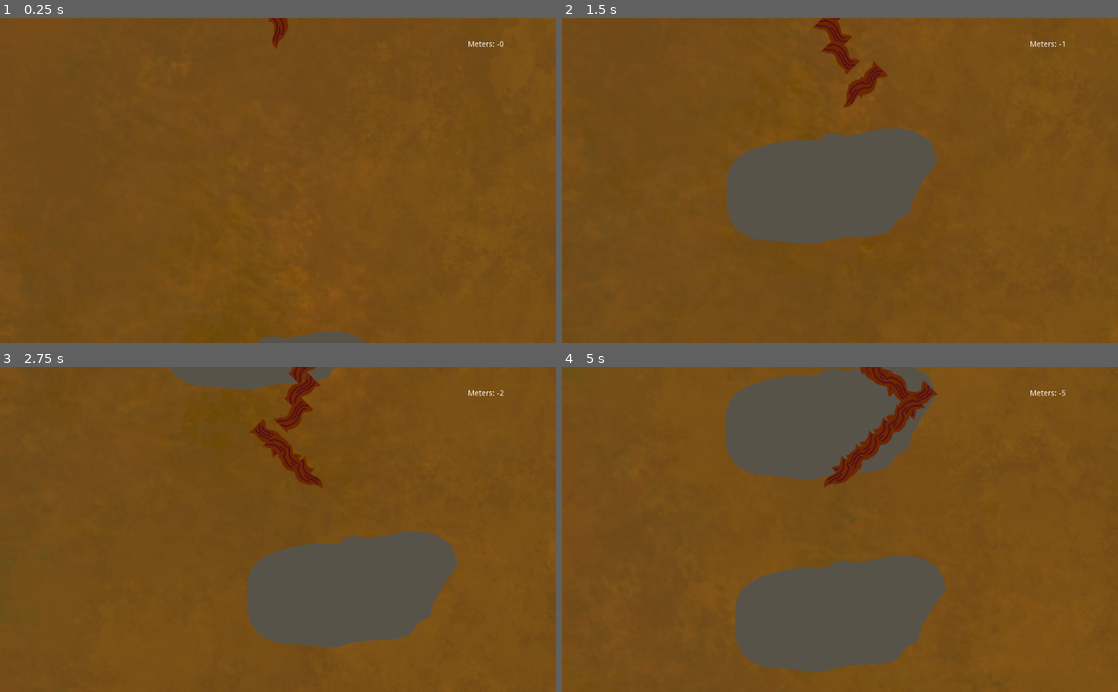
Above: before the commit, frames 1-4 (two rows, left to right).
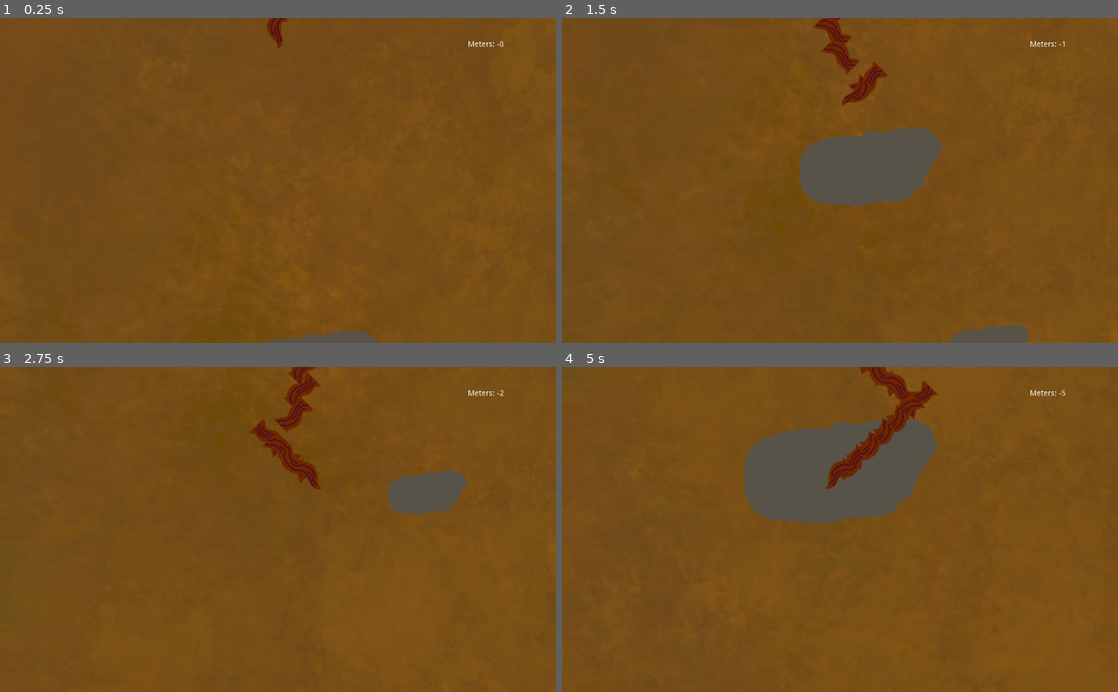
Above: after the commit, the same moments.

Repository: Lycentzia/I-am-Root
Game: Godot game, scene res://scenes/mainScreen.tscn
The game is run twice, just before and just after one commit, with the same random seed, the same clock (stepped at 60 frames per second) and the same inputs.
Inputs:
- Up to frame 1 (0.25 s): no input
- Up to frame 2 (1.5 s): hold Right (move_right) 0.53-1.28 s; hold Left (move_left) from 1.28 s (still down)
- Up to frame 3 (2.75 s): release Left (move_left) at 2.03 s; hold Right (move_right) from 2.03 s (still down)
- Up to frame 4 (5 s): release Right (move_right) at 3.53 s; hold Left (move_left) from 3.53 s (still down)

The runs differ from the first frame. In frame 1, 0.3% of the frame differs, in the area x 46-68%, y 0-100%; in frame 2, 6.8%; in frame 3, 13%; in frame 4, 21%, in the area x 29-69%, y 0-94%.

Commit message:
stones random sizes

Diff:
--- a/ObjectPool.gd
+++ b/ObjectPool.gd
@@ -38,6 +38,8 @@
 	if time_diff > g_rand_spawn_wait_ms:
 		var available_object = _find_and_remove_available_object()
 		if available_object:
+			var scaleFactor = rand_range(0.25,1)
+			available_object.scale = Vector2(scaleFactor,scaleFactor)
 			available_object.global_position = _get_random_global_position(available_object)
 			available_object.start(g_object_velocity)
 			g_last_spawn_time_ms = OS.get_system_time_msecs()
--- a/scenes/RootBody.tscn
+++ b/scenes/RootBody.tscn
@@ -39,6 +39,7 @@
 [node name="AnimatedSprite" type="AnimatedSprite" parent="."]
 frames = SubResource( 1 )
 animation = "1"
+frame = 1
 speed_scale = 0.25
 playing = true
 
--- a/scenes/TipOfRoot.tscn
+++ b/scenes/TipOfRoot.tscn
@@ -20,6 +20,5 @@
 
 [node name="AnimatedSprite" type="AnimatedSprite" parent="."]
 frames = SubResource( 1 )
-frame = 1
 speed_scale = 0.25
 playing = true
